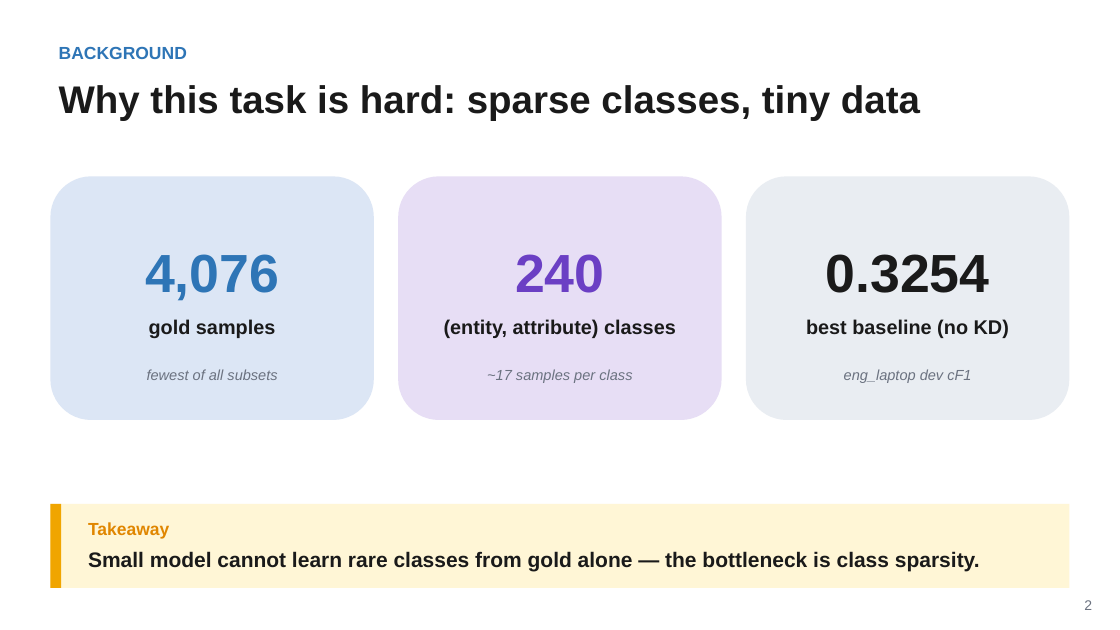
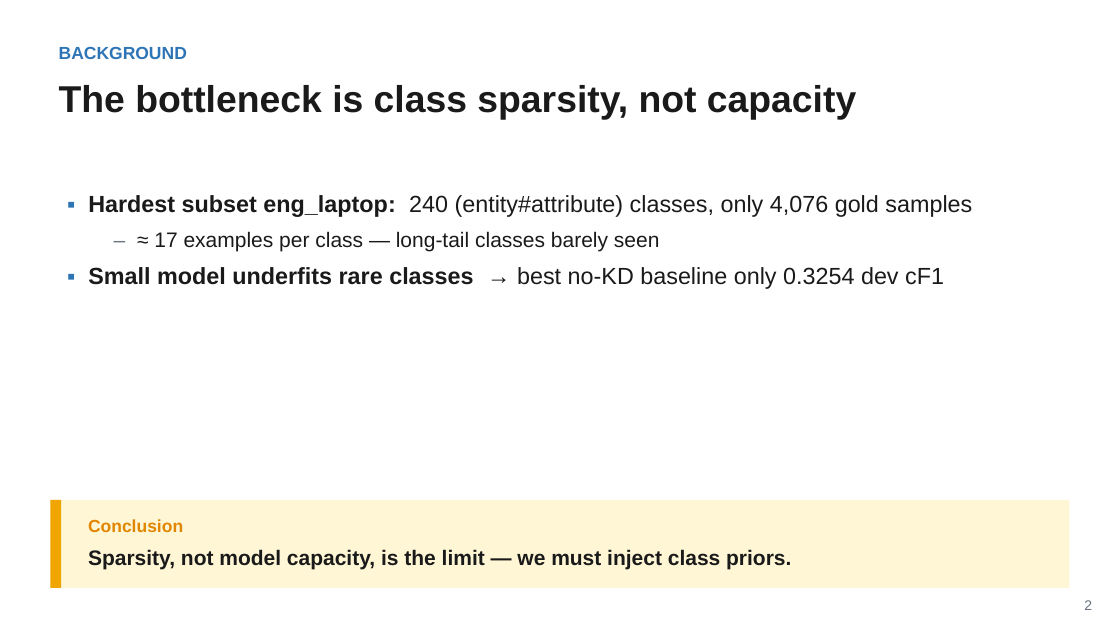
Before and after one commit to magnum-qin/ABSA-QUAD, a slide deck: slide 2 of docs/KD_group_meeting_20260629.pptx. Drawn at 1120x630 pixels with LibreOffice and Linux fonts; fonts in the diff are those of the drawing. Boxes give left, top, right and bottom in pixels: in the first picture for what was removed or moved away, otherwise in the second. Text is boxed around its words. In the diff, an @@ line names an element or a change of style, - is before the commit and + after.

```diff
--- a/docs/KD_group_meeting_20260629.pptx
+++ b/docs/KD_group_meeting_20260629.pptx
@@ text at <box>59,85,856,120</box>: text changed; size 33 to 32 pt @@
-Why this task is hard: sparse classes, tiny data
+The bottleneck is class sparsity, not capacity
@@ rounded rectangle removed at <box>50,176,374,420</box> @@
@@ rounded rectangle removed at <box>398,176,722,420</box> @@
@@ rounded rectangle removed at <box>746,176,1070,420</box> @@
@@ text added at <box>88,195,972,289</box>, 20 pt, text #1A1A1A @@
+▪ Hardest subset eng_laptop: 240 (entity#attribute) classes, only 4,076 gold samples
+– ≈ 17 examples per class — long-tail classes barely seen
+▪ Small model underfits rare classes → best no-KD baseline only 0.3254 dev cF1
@@ text removed at <box>145,254,279,301</box> @@
-4,076
@@ text removed at <box>515,254,604,293</box> @@
-240
@@ text removed at <box>826,254,990,293</box> @@
-0.3254
@@ text removed at <box>149,319,275,338</box> @@
-gold samples
@@ text removed at <box>444,319,676,338</box> @@
-(entity, attribute) classes
@@ text removed at <box>806,319,1009,338</box> @@
-best baseline (no KD)
@@ text removed at <box>147,369,277,380</box> @@
-fewest of all subsets
@@ text removed at <box>487,369,632,383</box> @@
-~17 samples per class
@@ text removed at <box>844,369,971,383</box> @@
-eng_laptop dev cF1
@@ rectangle: place and size @@
-rectangle at <box>50,504,1070,588</box>
+rectangle at <box>50,500,1070,588</box>
@@ rectangle: place and size @@
-rectangle at <box>50,504,61,588</box>
+rectangle at <box>50,500,61,588</box>
@@ text removed at <box>88,522,169,539</box> @@
-Takeaway
@@ text added at <box>88,519,183,532</box>, 15 pt, text #E08600, bold @@
+Conclusion
@@ text at <box>88,549,791,569</box>: text changed @@
-Small model cannot learn rare classes from gold alone — the bottleneck is class sparsity.
+Sparsity, not model capacity, is the limit — we must inject class priors.
```
Also in this commit, not shown: 9 other slides changed.
